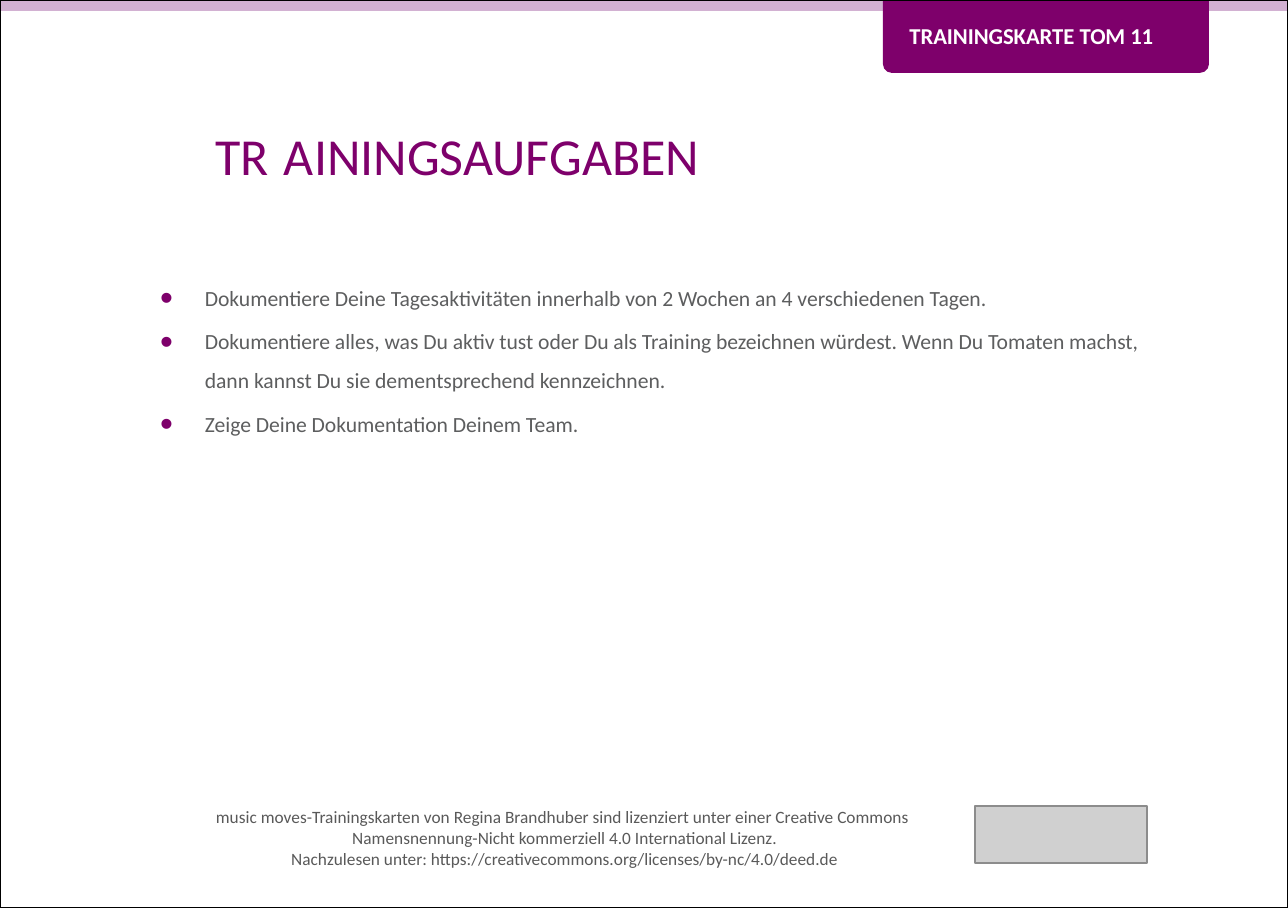
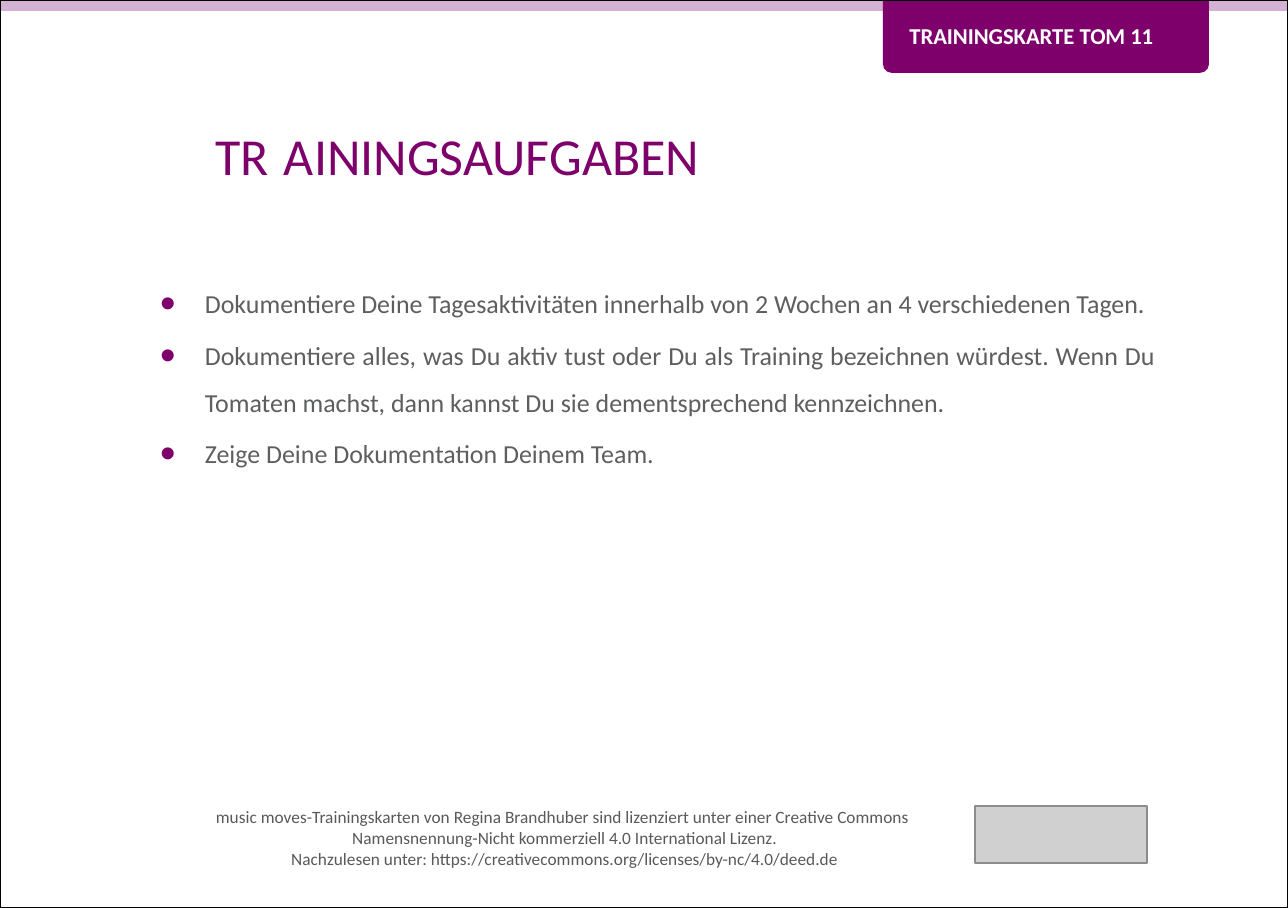
Before and after one commit to Teamtool/training-materials, a slide deck: slide 2 of training-cards/music moves/Tomatoes (TOM)/ger/apprentice/ger_TOM_11_Was_passt_in_einen_Tag_MM_A.pptx. Drawn at 1288x908 pixels with LibreOffice and Linux fonts; fonts in the diff are those of the drawing; grey boxes stand for pictures; background and template pictures are left out. Boxes give left, top, right and bottom in pixels: in the first picture for what was removed or moved away, otherwise in the second. Text is boxed around its words. In the diff, an @@ line names an element or a change of style, - is before the commit and + after.

```diff
--- a/training-cards/music moves/Tomatoes (TOM)/ger/apprentice/ger_TOM_11_Was_passt_in_einen_Tag_MM_A.pptx
+++ b/training-cards/music moves/Tomatoes (TOM)/ger/apprentice/ger_TOM_11_Was_passt_in_einen_Tag_MM_A.pptx
@@ text "Dokumentiere Deine Tagesaktivitäten innerhalb von ..." at box(205, 295, 1155, 468): size 10 to 12 pt; alignment left to justified @@
```
Also in this commit, not shown: 1 other slide changed, 17 other files.
